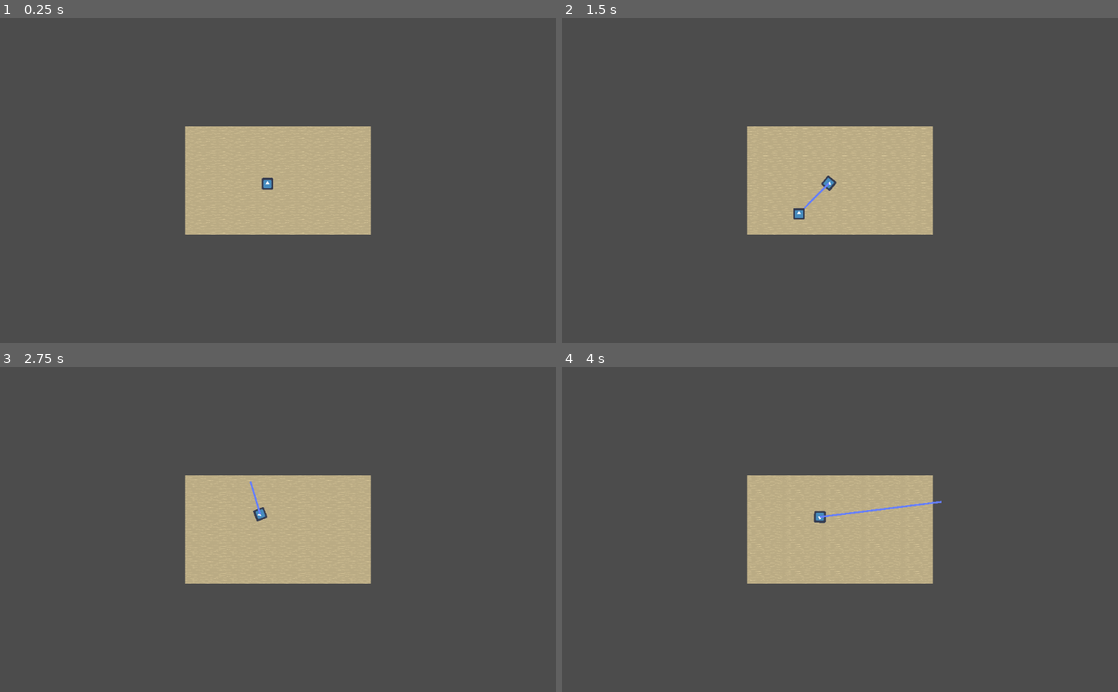
Above: before the commit, frames 1-4 (two rows, left to right).
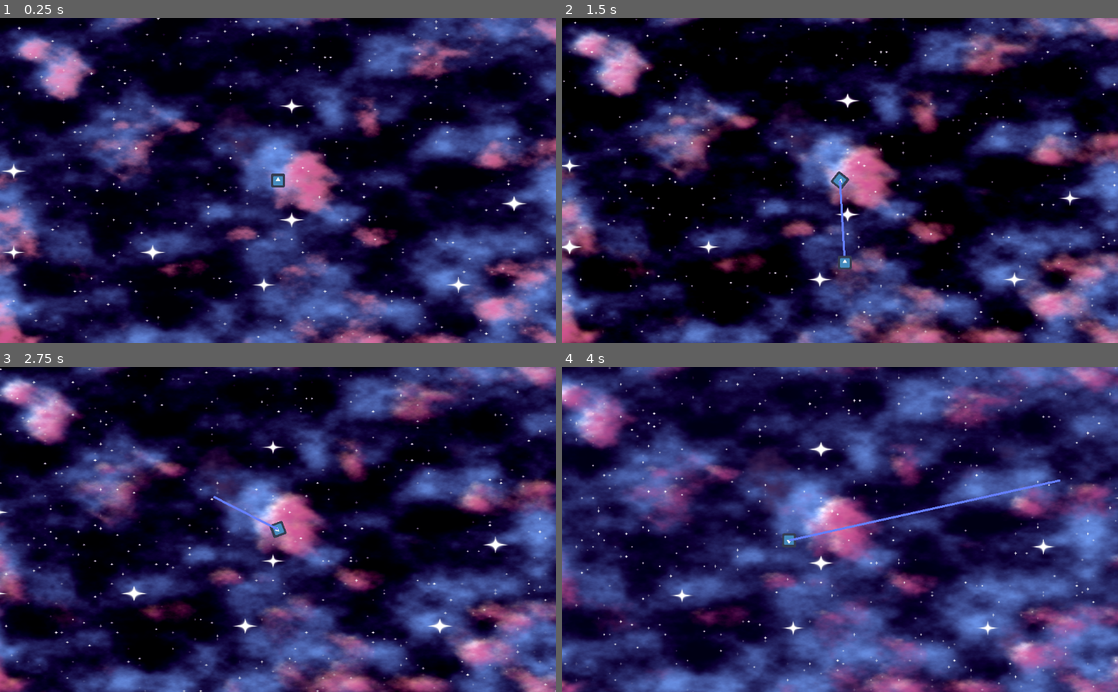
Above: after the commit, the same moments.

Repository: Jetpackjules/VP_Game_Jam
Game: Godot game, scene res://Main.tscn
Two runs of this game, one before a commit and one after it. Both use one fixed random seed, a clock stepped at 60 frames per second and the inputs below. The engine's default icon, where the game draws it, is replaced by a stand-in: a white triangle on a blue panel in a dark square.
Inputs:
- Up to frame 1 (0.25 s): no input
- Up to frame 2 (1.5 s): tap Enter at 0.5 s; hold Right (ui_right) 0.53-1.28 s; tap Space at 0.77 s; hold Down (ui_down) from 1.28 s (still down)
- Up to frame 3 (2.75 s): tap Space at 1.52 s; release Down (ui_down) at 2.03 s; hold Right (ui_right) from 2.03 s (still down)
- Up to frame 4 (4 s): release Right (ui_right) at 2.78 s; hold Up (ui_up) 2.78-3.53 s; tap Space at 3.02, 3.77 s; hold Left (ui_left) from 3.53 s (still down)

The runs differ from the first frame. In frame 1, 100% of the frame differs, in the area x 0-100%, y 0-100%; in frame 2, 100%; in frame 3, 100%; in frame 4, 100%.

Commit message:
ADDED STARRY background + spaceship controls!

Diff:
--- a/2d_simple_water.gdshader
+++ b/2d_simple_water.gdshader
@@ -1,26 +1,108 @@
 shader_type canvas_item;
 
-uniform vec2 player_pos;
-uniform sampler2D bg : hint_albedo;
-uniform sampler2D wave1 : hint_albedo;
-uniform sampler2D wave2 : hint_albedo;
-uniform sampler2D noise : hint_black_albedo;
+//uniform vec3 color_replace = vec3(1.0,1.0,0.0);
+uniform int OCTAVE = 12;
+uniform float timescale = 5.0;
+uniform vec4 CLOUD1_COL: hint_color = vec4(0.41,0.64,0.78,0.4);
+uniform vec4 CLOUD2_COL: hint_color = vec4(0.99,0.79,0.46,0.2);
+uniform vec4 CLOUD3_COL: hint_color = vec4(0.81,0.31,0.59,1.0);
+uniform vec4 CLOUD4_COL: hint_color = vec4(0.27,0.15,0.33,1.0);
+uniform vec4 SPACE: hint_color = vec4(0.09,0.06,0.28,0.3);
+uniform float zoomScale = 6.0;
+uniform float size = 10.0;
+uniform float starscale = 20.0;
+uniform float prob: hint_range(0.0,1.0) = 0.98;
 
-vec2 tile(vec2 _st, float _zoom){
-    _st *= _zoom;
-    return fract(_st);
+float rand(vec2 input){
+	return fract(sin(dot(input,vec2(23.53,44.0)))*42350.45);
+}
+
+float perlin(vec2 input){
+	vec2 i = floor(input);
+	vec2 j = fract(input);
+	vec2 coord = smoothstep(0.,1.,j);
+
+	float a = rand(i);
+	float b = rand(i+vec2(1.0,0.0));
+	float c = rand(i+vec2(0.0,1.0));
+	float d = rand(i+vec2(1.0,1.0));
+
+	return mix(mix(a,b,coord.x),mix(c,d,coord.x),coord.y);
+}
+
+float fbm(vec2 input){
+	float value = 0.0;
+	float scale = 0.5;
+
+	for(int i = 0; i < OCTAVE; i++){
+		value += perlin(input)*scale;
+		input*=2.0;
+		scale*=0.5;
+	}
+	return value;
+}
+
+float fbmCloud(vec2 input, float minimum){
+	float value = 0.0;
+	float scale = 0.5;
+
+	for(int i = 0; i < OCTAVE; i++){
+		value += perlin(input)*scale;
+		input*=2.0;
+		scale*=0.5;
+	}
+	return smoothstep(0.,1.,(smoothstep(minimum,1.,value)-minimum)/(1.0-minimum));
+}
+
+float fbmCloud2(vec2 input, float minimum){
+	float value = 0.0;
+	float scale = 0.5;
+
+	for(int i = 0; i < OCTAVE; i++){
+		value += perlin(input)*scale;
+		input*=2.0;
+		scale*=0.5;
+	}
+	return (smoothstep(minimum,1.,value)-minimum)/(1.0-minimum);
 }
 
 void fragment(){
-	vec2 st = vec2(UV.x/(SCREEN_PIXEL_SIZE.y/SCREEN_PIXEL_SIZE.x),UV.y);
-    vec3 color = vec3(0.0);
-
-   // Adding player_pos to the texture coordinates
-   st = tile(st + player_pos, 8.0);
-
-   color += texture(bg,st).rgb;
-   color += 0.5* texture(wave1,vec2(st.x + TIME * 0.02,st.y +0.2  + sin(TIME*1.5) * 0.06)).rgb / 0.5 * texture(noise,vec2(st.x + cos(TIME * 0.5),st.y)).rgb;
-   color += 0.5* texture(wave2,vec2(st.x - TIME * 0.08,st.y)).rgb / 0.5 * texture(noise,vec2(st.x ,st.y - sin(TIME * 0.5))).rgb;
-
-   COLOR = vec4(color,1.0);
+	vec4 originalColor = texture(TEXTURE, UV);
+	float timescaled = TIME * timescale;
+	//vec2 zoomUV = vec2(zoomScale * UV.x + UV.x*0.04*TIME*sin(0.07*TIME), zoomScale * UV.y + UV.y*0.05*TIME*cos(0.06*TIME));
+	vec2 zoomUV2 = vec2(zoomScale * UV.x + 0.03*timescaled*sin(0.07*timescaled), zoomScale * UV.y + 0.03*timescaled*cos(0.06*timescaled));
+	vec2 zoomUV3 = vec2(zoomScale * UV.x + 0.027*timescaled*sin(0.07*timescaled), zoomScale * UV.y + 0.025*timescaled*cos(0.06*timescaled));
+	vec2 zoomUV4 = vec2(zoomScale * UV.x + 0.021*timescaled*sin(0.07*timescaled), zoomScale * UV.y + 0.021*timescaled*cos(0.07*timescaled));
+	float tide = 0.05*sin(TIME);
+	float tide2 = 0.06*cos(0.3*TIME);
+	//if(color_replace == originalColor.rgb){
+		vec4 nebulaTexture = vec4(SPACE.rgb, 0.5+0.2*sin(0.23*TIME +UV.x-UV.y));
+		nebulaTexture += fbmCloud2(zoomUV3, 0.24 + tide)*CLOUD1_COL;
+		nebulaTexture += fbmCloud(zoomUV2*0.9, 0.33 - tide)*CLOUD2_COL;
+		nebulaTexture = mix(nebulaTexture,CLOUD3_COL,fbmCloud(vec2(0.9*zoomUV4.x,0.9*zoomUV4.y), 0.25+tide2));
+		nebulaTexture = mix(nebulaTexture,CLOUD4_COL,fbmCloud(zoomUV3*0.7+2.0, 0.4+tide2));
+		vec2 zoomstar = starscale*zoomUV2;
+		vec2 pos = floor(zoomstar / size);
+		float starValue = rand(pos);
+		if(starValue>prob){
+			vec2 center = size * pos + vec2(size, size) * 0.5;
+			float t = 0.9 + 0.2 * sin(TIME * 8.0 + (starValue - prob) / (1.0 - prob) * 45.0);
+			float color = 1.0 - distance(zoomstar, center) / (0.5 * size);
+			nebulaTexture = mix(nebulaTexture, vec4(1.0,1.0,1.0,1.0),smoothstep(0.,1.,color * t / (abs(zoomstar.y - center.y)) * t / (abs(zoomstar.x - center.x))));
+		} else {
+			zoomstar *= 5.0;
+			pos = floor(zoomstar / size);
+			float starValue2 = rand(pos + vec2(13.0,13.0));
+			if(starValue2 >= 0.95){
+				vec2 center = size * pos + vec2(size, size) * 0.5;
+				float t = 0.9 + 0.2 * sin(TIME * 8.0 + (starValue - prob) / (1.0 - prob) * 45.0);
+				float color = 1.0 - distance(zoomstar, center) / (0.5 * size);
+				nebulaTexture = mix(nebulaTexture, vec4(1.0,1.0,1.0,1.0),fbmCloud(pos,0.0)*smoothstep(0.,1.,color * t / (abs(zoomstar.y - center.y)) * t / (abs(zoomstar.x - center.x))));
+			}
+		}
+		COLOR = vec4(nebulaTexture.rgb, 1.0);
+		//COLOR = vec4(nebulaTexture.rgb,nebulaTexture.a * 1.2)
+	//} else {
+	//	COLOR = originalColor;
+	//}
 }
--- a/Main.tscn
+++ b/Main.tscn
@@ -14,11 +14,12 @@
 material = ExtResource( 3 )
 anchor_right = 1.0
 anchor_bottom = 1.0
-margin_right = 1024.0
-margin_bottom = 600.0
+margin_left = -1280.0
+margin_top = -750.0
+margin_right = 1280.0
+margin_bottom = 750.0
 
 [node name="Player" type="KinematicBody2D" parent="."]
-position = Vector2( 454, 318 )
 script = ExtResource( 2 )
 
 [node name="Icon" type="Sprite" parent="Player"]
@@ -33,6 +34,5 @@
 script = ExtResource( 5 )
 
 [node name="Camera2D" type="Camera2D" parent="."]
-position = Vector2( 512, 300 )
 current = true
-zoom = Vector2( 3, 3 )
+zoom = Vector2( 2.5, 2.5 )
--- a/Player/Player.gd
+++ b/Player/Player.gd
@@ -1,12 +1,13 @@
 extends KinematicBody2D
 
 # Configurable variables
-var acceleration: float = 200.0  # Increased
-var max_speed: float = 300.0     # Increased
+var acceleration: float = 400.0  # Increased
+var max_speed: float = 500.0     # Increased
 var deceleration: float = 100.0  # Increased
 var rotation_speed: float = 3.0  # Increased
 
 var water_shader = load("res://Water_Shader.tres")
+onready var camera = get_node("../Camera2D")
 # State variables
 var velocity: Vector2 = Vector2()
 var line : Line2D
@@ -30,21 +31,19 @@
 
 
 func _process(delta):
-	# Get input direction
-	var direction: Vector2 = Vector2()
+	# Get input for thrust
+	var thrust: float = 0.0
 
 	if Input.is_action_pressed("ui_up"):
-		direction.y -= 1
-	if Input.is_action_pressed("ui_down"):
-		direction.y += 1
+		thrust = 1.0
 
-
-	if direction.length() > 0:
+	if thrust > 0:
 		# Accelerate
-		velocity += direction.normalized() * acceleration * delta
+		var accel_direction = Vector2(0, -1).rotated(rotation)
+		velocity += accel_direction * acceleration * delta
 		velocity = velocity.clamped(max_speed)
 	else:
-		# Decelerate
+		# We don't have deceleration in Asteroids, but if you'd like it:
 		velocity = velocity.move_toward(Vector2(), deceleration * delta)
 
 	# Handle rotation
@@ -54,9 +53,20 @@
 		rotation += rotation_speed * delta
 
 	# Move the boat
-	move_and_slide(velocity.rotated(rotation))
+	move_and_slide(velocity)
 
-	var screen_size = get_viewport_rect().size
+	# Screen wrapping logic
+	var screen_size = get_viewport_rect().size*camera.zoom.x
+	if position.x < -screen_size.x/2:
+		position.x = screen_size.x/2
+	elif position.x > screen_size.x/2:
+		position.x = -screen_size.x/2
+	if position.y < -screen_size.y/2:
+		position.y = screen_size.y/2
+	elif position.y > screen_size.y/2:
+		position.y = -screen_size.y/2
+
+
 	var player_screen_pos = get_global_position() / screen_size
 	water_shader.set_shader_param("player_pos", player_screen_pos)
 
--- a/Water_Shader.tres
+++ b/Water_Shader.tres
@@ -1,15 +1,17 @@
-[gd_resource type="ShaderMaterial" load_steps=6 format=2]
+[gd_resource type="ShaderMaterial" load_steps=2 format=2]
 
 [ext_resource path="res://2d_simple_water.gdshader" type="Shader" id=1]
-[ext_resource path="res://assets/noise_texture.tres" type="Texture" id=2]
-[ext_resource path="res://assets/wave.png" type="Texture" id=3]
-[ext_resource path="res://assets/wave2.png" type="Texture" id=4]
-[ext_resource path="res://assets/Ground.png" type="Texture" id=5]
 
 [resource]
 shader = ExtResource( 1 )
-shader_param/player_pos = null
-shader_param/bg = ExtResource( 5 )
-shader_param/wave1 = ExtResource( 3 )
-shader_param/wave2 = ExtResource( 4 )
-shader_param/noise = ExtResource( 2 )
+shader_param/OCTAVE = 12
+shader_param/timescale = 5.0
+shader_param/CLOUD1_COL = Color( 0.41, 0.64, 0.78, 0.4 )
+shader_param/CLOUD2_COL = Color( 0.99, 0.79, 0.46, 0.2 )
+shader_param/CLOUD3_COL = Color( 0.81, 0.31, 0.59, 1 )
+shader_param/CLOUD4_COL = Color( 0.27, 0.15, 0.33, 1 )
+shader_param/SPACE = Color( 0.09, 0.06, 0.28, 0.3 )
+shader_param/zoomScale = 10.0
+shader_param/size = 10.0
+shader_param/starscale = 20.0
+shader_param/prob = 0.98
